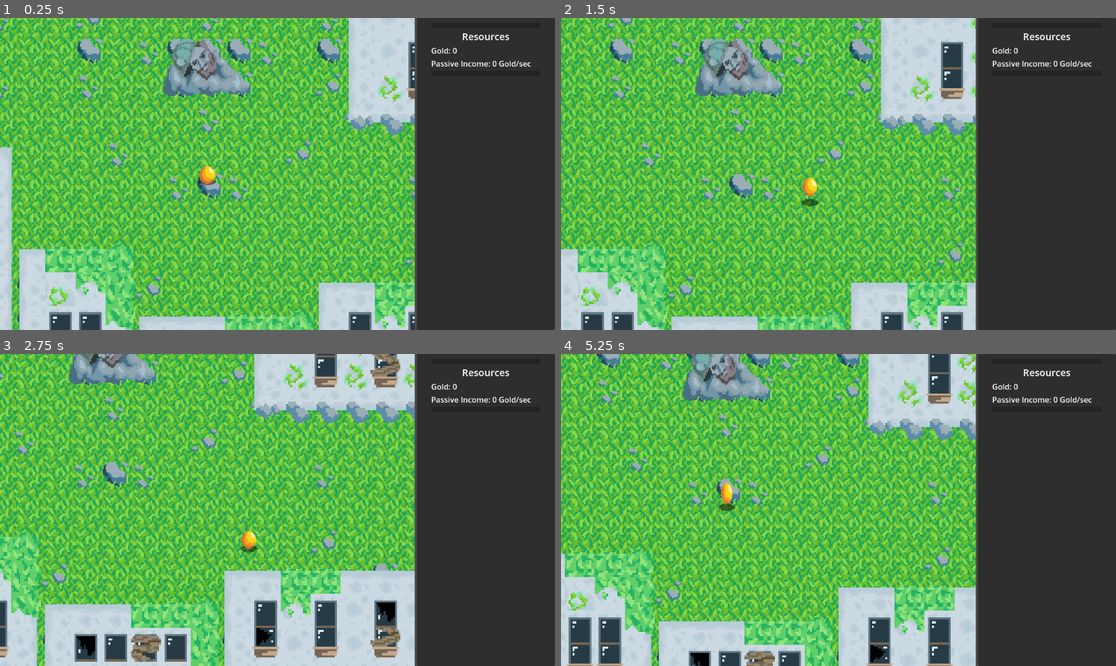
Above: before the commit, frames 1-4 (two rows, left to right).
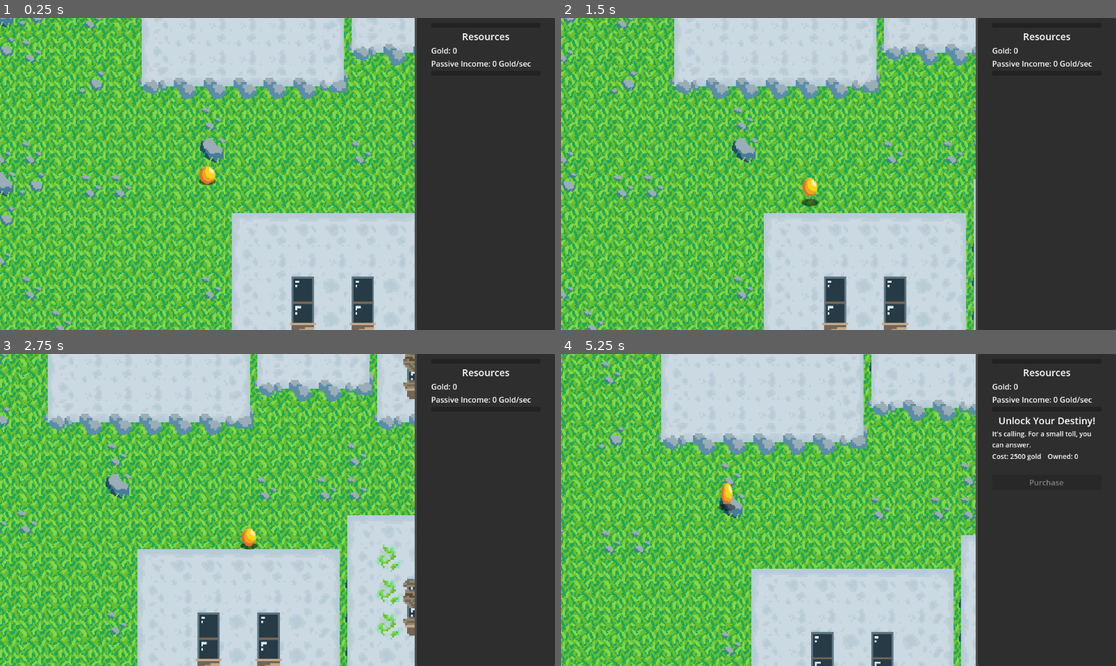
Above: after the commit, the same moments.

Repository: Fuzzy39/TeamJam
Game: Godot game, scene res://Scenes/Main.tscn
Two runs of this game, one before a commit and one after it. Both use one fixed random seed, a clock stepped at 60 frames per second and the inputs below.
Inputs:
- Up to frame 1 (0.25 s): no input
- Up to frame 2 (1.5 s): tap Enter at 0.5 s; hold Right (right) 0.53-1.28 s; hold Down (down) from 1.28 s (still down)
- Up to frame 3 (2.75 s): release Down (down) at 2.03 s; hold Right (right) from 2.03 s (still down)
- Up to frame 4 (5.25 s): release Right (right) at 2.78 s; hold Up (up) 2.78-3.53 s; hold Left (left) 3.53-5.03 s; hold Down (down) from 5.03 s (still down)

The runs differ from the first frame. In frame 1, 58% of the frame differs, in the area x 0-75%, y 0-100%; in frame 2, 58%; in frame 3, 55%; in frame 4, 56%.

Commit message:
added end screen, towers, textures. Game nearly done

Diff:
--- a/Scenes/world.tscn
+++ b/Scenes/world.tscn
@@ -8,6 +8,9 @@
 [ext_resource type="SpriteFrames" uid="uid://bu21nkcn4ga0j" path="res://Altar.tres" id="4_b6pcc"]
 [ext_resource type="Texture2D" uid="uid://vbafd1yah8st" path="res://art/Wall Tileset.png" id="4_oixpl"]
 [ext_resource type="Texture2D" uid="uid://c33qshqqs1t5p" path="res://art/hiring stand.png" id="7_hfu7i"]
+[ext_resource type="Texture2D" uid="uid://bums3msljgkbd" path="res://art/Speed off.png" id="8_1xgp1"]
+[ext_resource type="Texture2D" uid="uid://bcj5srw3tae3v" path="res://art/Speed transition.png" id="9_2iviy"]
+[ext_resource type="Texture2D" uid="uid://dklydb4yg2go4" path="res://art/door.png" id="11_1wwfm"]
 
 [sub_resource type="TileSetAtlasSource" id="TileSetAtlasSource_hj2k1"]
 texture = ExtResource("2_fbqp8")
@@ -212,6 +215,125 @@
 "speed": 5.0
 }]
 
+[sub_resource type="AtlasTexture" id="AtlasTexture_3vsan"]
+atlas = ExtResource("9_2iviy")
+region = Rect2(0, 0, 64, 64)
+
+[sub_resource type="AtlasTexture" id="AtlasTexture_s5xea"]
+atlas = ExtResource("9_2iviy")
+region = Rect2(64, 0, 64, 64)
+
+[sub_resource type="AtlasTexture" id="AtlasTexture_4x6fa"]
+atlas = ExtResource("9_2iviy")
+region = Rect2(128, 0, 64, 64)
+
+[sub_resource type="AtlasTexture" id="AtlasTexture_765gd"]
+atlas = ExtResource("9_2iviy")
+region = Rect2(192, 0, 64, 64)
+
+[sub_resource type="AtlasTexture" id="AtlasTexture_k334l"]
+atlas = ExtResource("9_2iviy")
+region = Rect2(256, 0, 64, 64)
+
+[sub_resource type="AtlasTexture" id="AtlasTexture_ilhae"]
+atlas = ExtResource("9_2iviy")
+region = Rect2(320, 0, 64, 64)
+
+[sub_resource type="AtlasTexture" id="AtlasTexture_0ar10"]
+atlas = ExtResource("9_2iviy")
+region = Rect2(384, 0, 64, 64)
+
+[sub_resource type="AtlasTexture" id="AtlasTexture_k34g2"]
+atlas = ExtResource("9_2iviy")
+region = Rect2(448, 0, 64, 64)
+
+[sub_resource type="AtlasTexture" id="AtlasTexture_ii4hg"]
+atlas = ExtResource("9_2iviy")
+region = Rect2(512, 0, 64, 64)
+
+[sub_resource type="AtlasTexture" id="AtlasTexture_qauh7"]
+atlas = ExtResource("9_2iviy")
+region = Rect2(576, 0, 64, 64)
+
+[sub_resource type="AtlasTexture" id="AtlasTexture_xa4bv"]
+atlas = ExtResource("9_2iviy")
+region = Rect2(640, 0, 64, 64)
+
+[sub_resource type="AtlasTexture" id="AtlasTexture_qd3cl"]
+atlas = ExtResource("9_2iviy")
+region = Rect2(704, 0, 64, 64)
+
+[sub_resource type="SpriteFrames" id="SpriteFrames_be0h0"]
+animations = [{
+"frames": [{
+"duration": 1.0,
+"texture": ExtResource("8_1xgp1")
+}],
+"loop": true,
+"name": &"off",
+"speed": 5.0
+}, {
+"frames": [{
+"duration": 1.0,
+"texture": SubResource("AtlasTexture_3vsan")
+}, {
+"duration": 1.0,
+"texture": SubResource("AtlasTexture_s5xea")
+}, {
+"duration": 1.0,
+"texture": SubResource("AtlasTexture_4x6fa")
+}, {
+"duration": 1.0,
+"texture": SubResource("AtlasTexture_765gd")
+}, {
+"duration": 1.0,
+"texture": SubResource("AtlasTexture_k334l")
+}, {
+"duration": 1.0,
+"texture": SubResource("AtlasTexture_ilhae")
+}, {
+"duration": 1.0,
+"texture": SubResource("AtlasTexture_0ar10")
+}, {
+"duration": 1.0,
+"texture": SubResource("AtlasTexture_k34g2")
+}, {
+"duration": 1.0,
+"texture": SubResource("AtlasTexture_ii4hg")
+}, {
+"duration": 1.0,
+"texture": SubResource("AtlasTexture_qauh7")
+}, {
+"duration": 1.0,
+"texture": SubResource("AtlasTexture_xa4bv")
+}, {
+"duration": 1.0,
+"texture": SubResource("AtlasTexture_qd3cl")
+}],
+"loop": false,
+"name": &"on",
+"speed": 10.0
+}]
+
+[sub_resource type="SpriteFrames" id="SpriteFrames_3ysnr"]
+animations = [{
+"frames": [{
+"duration": 1.0,
+"texture": ExtResource("11_1wwfm")
+}],
+"loop": true,
+"name": &"off",
+"speed": 5.0
+}, {
+"frames": [{
+"duration": 1.0,
+"texture": ExtResource("11_1wwfm")
+}],
+"loop": true,
+"name": &"on",
+"speed": 5.0
+}]
+
 [node name="World" type="Node2D"]
 script = ExtResource("1_vnhc0")
 
@@ -219,7 +341,7 @@
 z_index = -1
 tile_set = SubResource("TileSet_5lvt8")
 format = 2
-layer_0/tile_data = PackedInt32Array(0, 0, 0, 65536, 0, 0, 1 …(7891 unchanged characters)… 114089, 0, 0, -1114088, 0, 0, -1114087, 0, 0, -1114086, 0, 0, -1179622, 0, 1, -1179621, 0, 1, -1245157, 0, 1, -1310693, 0, 1, -1310694, 0, 1, -1376230, 0, 0, -1310695, 0, 1, -1245160, 0, 0, -1179624, 0, 0, -1048553, 0, 0, -1048552, 0, 0, -1179625, 0, 0, -1179623, 0, 1, -1245159, 0, 1, -1245158, 0, 1, -10485 …(20302 unchanged characters)…
+layer_0/tile_data = PackedInt32Array(0, 0, 0, 65536, 0, 0, 1 …(7891 unchanged characters)… 114089, 0, 0, -1114088, 0, 0, -1114087, 65536, 1, -1114086, 0, 0, -1179622, 65536, 1, -1179621, 65536, 1, -1245157, 0, 1, -1310693, 0, 1, -1310694, 0, 1, -1376230, 0, 0, -1310695, 0, 1, -1245160, 0, 0, -1179624, 0, 0, -1048553, 0, 0, -1048552, 0, 0, -1179625, 0, 0, -1179623, 0, 0, -1245159, 0, 1, -1245158, 0, 1, -10485 …(20302 unchanged characters)…
 layer_1/name = ""
 layer_1/enabled = true
 layer_1/modulate = Color(1, 1, 1, 1)
@@ -251,9 +373,17 @@
 scale = Vector2(1.5, 1.5)
 
 [node name="AnimatedSprite2D" type="AnimatedSprite2D" parent="SpeedUp"]
-sprite_frames = ExtResource("4_b6pcc")
-animation = &"off"
+sprite_frames = SubResource("SpriteFrames_be0h0")
+animation = &"on"
 
 [node name="Player" parent="." instance=ExtResource("3_2w0vj")]
-position = Vector2(301, 131)
+position = Vector2(202, -539)
 speed = 100
+
+[node name="Door" parent="." instance=ExtResource("3_qwrtd")]
+position = Vector2(230, -637)
+
+[node name="AnimatedSprite2D" type="AnimatedSprite2D" parent="Door"]
+position = Vector2(1, -19)
+sprite_frames = SubResource("SpriteFrames_3ysnr")
+animation = &"on"
--- a/Scripts/gui.gd
+++ b/Scripts/gui.gd
@@ -4,6 +4,7 @@
 var upSpawn;
 var upSpeed;
 var upWork;
+var door;
 
 # Called when the node enters the scene tree for the first time.
 func _ready():
@@ -17,25 +18,29 @@
 
 
 	# create altar upgrade:
-	upSpawn = create_Upgrade("Sacrifice", "Give offerings at the altar to increase the chances of finding shinies.");
+	upSpawn = create_Upgrade("Sacrifice!", "Give offerings at the altar to increase the chances of finding shinies.");
 	connect_Upgrade(upSpawn, on_upSpawn_purchased, set_upSpawn_Effect);
 	connect_Building(upSpawn,  $"../SubViewport/SubViewport/World/Altar");
 
 	# create speed upgrade
-	upSpeed =  create_Upgrade("Gild My Boots!", "Pay some coin to get some pep in you and your worker's steps.");
+	upSpeed =  create_Upgrade("Oil Me Up!", "Pay some coin to get some pep in you and your worker's steps.");
 	upSpeed.baseCost = 20; # change these before calling connect_upgrade to ensure the label remains correct.
 	upSpeed.exponent = 1.5;
 	connect_Upgrade(upSpeed, on_upSpeed_purchased, set_upSpeed_Effect);
 	connect_Building(upSpeed, $"../SubViewport/SubViewport/World/SpeedUp");
 
 	# create speed upgrade
-	upWork =  create_Upgrade("Forge a friend!", "Have the smithy forge your gold into a new soul who will mine gold from underground.");
+	upWork =  create_Upgrade("Forge a Friend!", "Hire amongst the disenfranchised somebody who will help you mine gold");
 	upWork.baseCost = 30; # change these before calling connect_upgrade to ensure the label remains correct.
 	upWork.exponent = 1.2;
 	connect_Upgrade(upWork, on_upWork_purchased, set_upWork_Effect);
 	connect_Building(upWork, $"../SubViewport/SubViewport/World/Forge");
 
 
+	door = create_Upgrade("Unlock Your Destiny!", "It's calling. For a small toll, you can answer.");
+	door.baseCost = 2500;
+	connect_Upgrade(door, on_door_purchased, set_door_effect);
+	connect_Building(door, $"../SubViewport/SubViewport/World/Door");
 
 func create_Upgrade(name:String, desc:String):
 	var up = Upgrade.instantiate();
@@ -85,5 +90,11 @@
 	Global.workers+=1;
 	set_upWork_Effect();
 
+func on_door_purchased():
+	get_tree().change_scene_to_file("res://Scenes/end.tscn");
+
+func set_door_effect():
+	door.get_node("Effect").set_text(" ");
+
 func set_upWork_Effect():
 	upWork.get_node("Effect").set_text(" ");
Not shown: 1 places in Scenes/world.tscn that only renumber resources
Binary file removed: door.png
